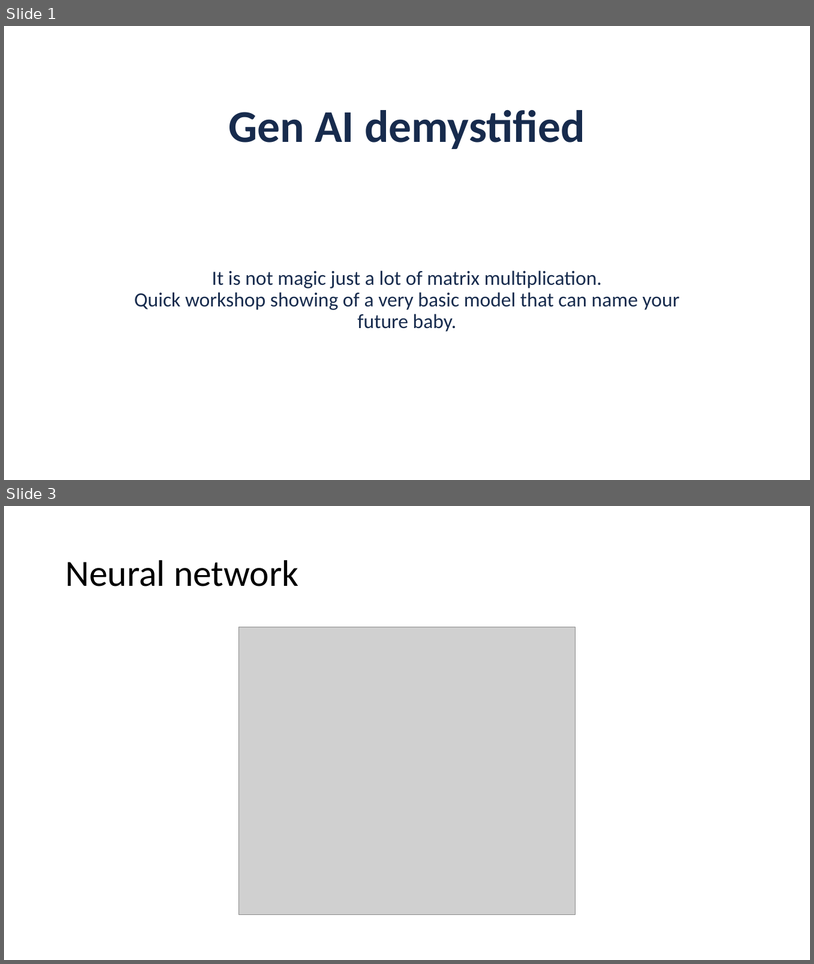
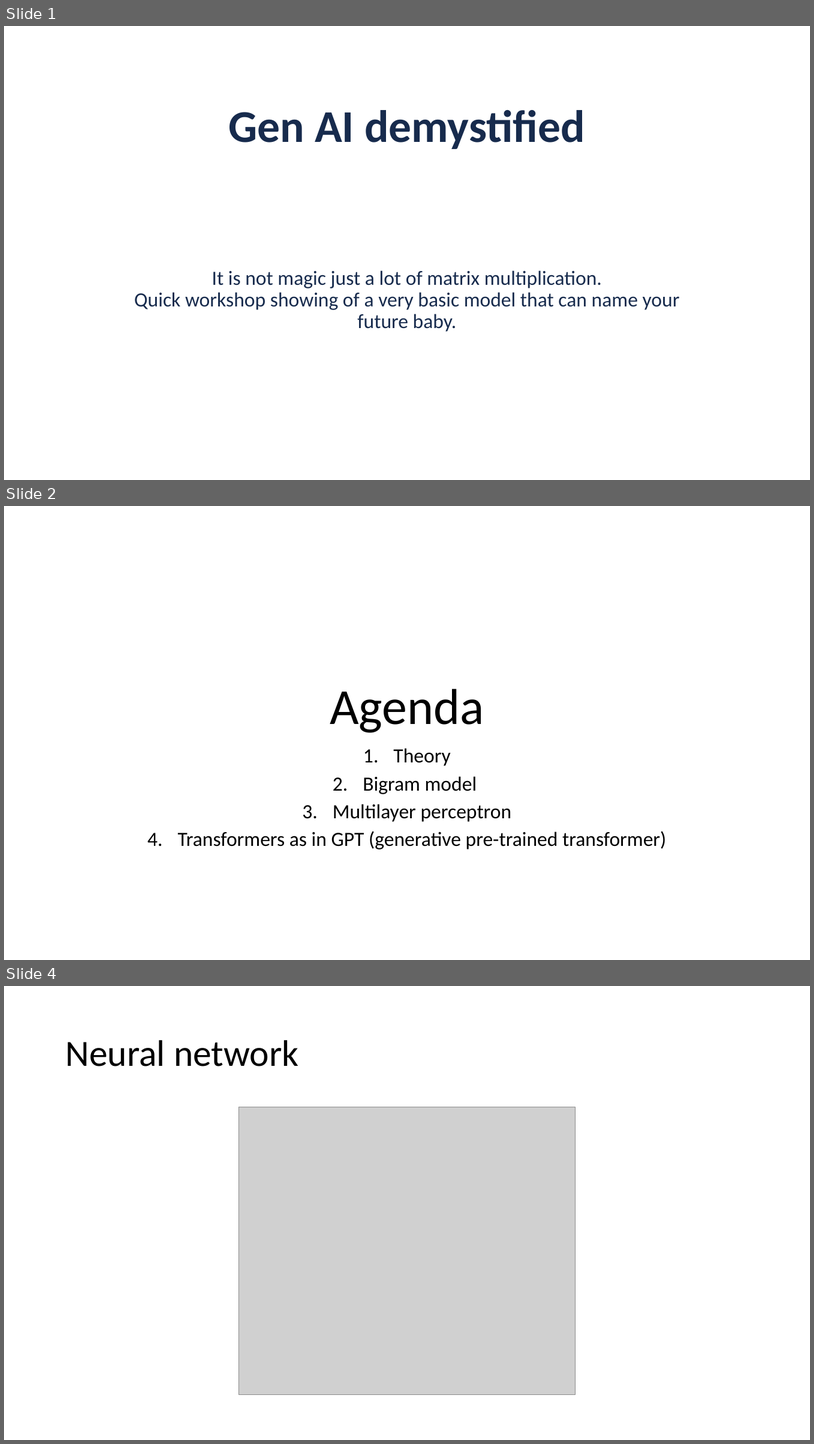
Before and after one commit to bodzio50318/genAiWorkshop, a slide deck: AiDem.pptm. Shown one above the other, each under a label of ours: slides 1 and 3 before the commit, slides 1, 2 and 4 after it; the slides between them are not shown. The pictures are 814x964 and 814x1444 pixels, drawn with LibreOffice and Linux fonts; fonts in the diff are those of the drawing; grey boxes stand for pictures. Boxes give left, top, right and bottom in pixels: in the first picture for what was removed or moved away, otherwise in the second. Text is boxed around its words. In the diff, an @@ line names an element or a change of style, - is before the commit and + after.

```diff
--- a/AiDem.pptm
+++ b/AiDem.pptm
@@ slide 2 added at [4,506,810,960], background #FFFFFF @@
@@ title added at [330,688,485,733], 60 pt, text #000000 @@
+Agenda
@@ subtitle added at [178,748,666,849], 24 pt, text #000000 @@
+1. Theory
+2. Bigram model
+3. Multilayer perceptron
+4. Transformers as in GPT (generative pre-trained transformer)
@@ what was slide 3 is now slide 4 @@
```
Also in this commit, not shown: 6 slides changed, 3 other slides added, 1 slide removed, 1 other file.
